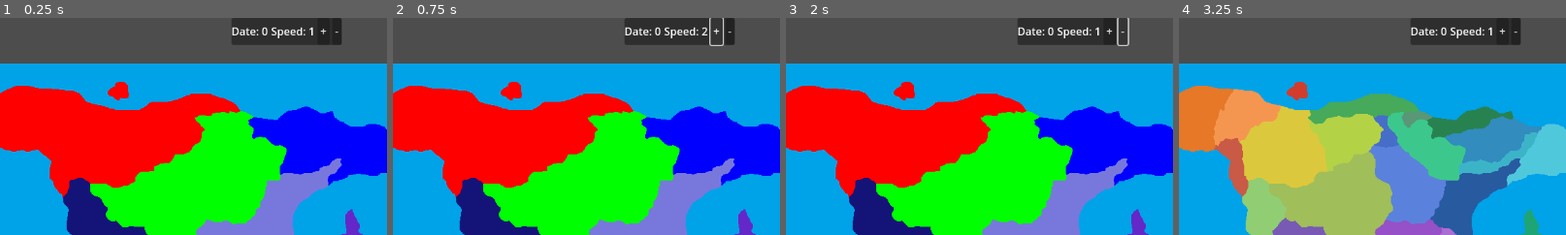
Above: before the commit, frames 1-4 (left to right).
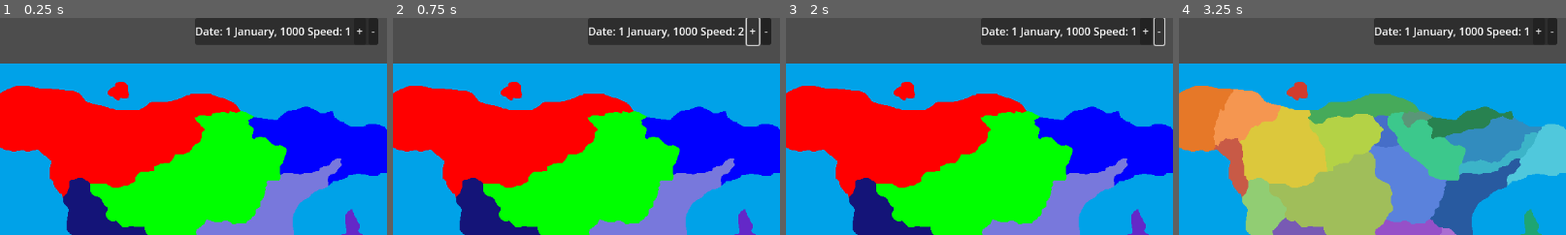
Above: after the commit, the same moments.

Repository: tsallustro/map-game
Game: Godot game, scene res://main.tscn
Two runs of this game, one before a commit and one after it. Both use one fixed random seed, a clock stepped at 60 frames per second and the inputs below.
Inputs:
- Up to frame 1 (0.25 s): no input
- Up to frame 2 (0.75 s): click "+" at 0.5 s
- Up to frame 3 (2 s): click "-" at 1.25 s
- Up to frame 4 (3.25 s): click "+" at 2 s; click "Provinces" at 2.75 s
The pictures show only the part of the screen within x 13-63%, y 0-50%; the shares and areas given below are measured in that part.

The runs differ from the first frame. In frame 1, 3.0% of the frame differs, in the area x 50-98%, y 0-13%; in frame 2, 2.8%; in frame 3, 2.8%; in frame 4, 3.0%.

Commit message:
Clock update

Diff:
--- a/main.tscn
+++ b/main.tscn
@@ -52,7 +52,7 @@
 
 [node name="DateLabel" type="Label" parent="UI/Top Panel/HBoxContainer"]
 layout_mode = 2
-text = "Date: 0"
+text = "Date: 1 January, 1000"
 
 [node name="HBoxContainer2" type="HBoxContainer" parent="UI/Top Panel/HBoxContainer"]
 layout_mode = 2
--- a/scripts/UI/TopPanel.gd
+++ b/scripts/UI/TopPanel.gd
@@ -6,8 +6,14 @@
 	GameState.date_changed.connect(_on_new_tick)
 	GameState.speed_changed.connect(_on_speed_change)
 
-func _on_new_tick(new_time : int)->void:
-	dateLabel.text = "Date: "+str(new_time)
+func _on_new_tick(new_time : Dictionary)->void:
+	var date_str = "%d %s, %d" % [
+	new_time["day"],
+	Utils.get_month_name_from_int(new_time["month"]),
+	new_time["year"]
+]
+
+	dateLabel.text = "Date: "+date_str
 
 func _on_speed_change(new_speed : int)->void:
 	speedLabel.text = "Speed: "+str(new_speed)
--- a/scripts/Utils.gd
+++ b/scripts/Utils.gd
@@ -13,3 +13,9 @@
 	else:
 		# Yellow → Green
 		return Color.YELLOW.lerp(Color.GREEN, (t - 0.5) / 0.5)
+
+static func get_month_name_from_int(month: int) -> String:
+	return [
+		"", "January", "February", "March", "April", "May", "June",
+		"July", "August", "September", "October", "November", "December"
+	][month]
--- a/scripts/autoload/GameState.gd
+++ b/scripts/autoload/GameState.gd
@@ -26,8 +26,9 @@
 var province_infra_by_id : Dictionary = {}			# "p_yellow" -> 2
 
 # Other common vars
+var INITIAL_DATE = Time.get_datetime_dict_from_datetime_string("1000-01-01T00:00:00", false)
 var selected_province_id: String = ""
-var time := 0
+var current_date : Dictionary = INITIAL_DATE		# { "year": 1000, "month": 1, "day": 2, "weekday": 4, "hour": 0, "minute": 0, "second": 0 }
 var timePerTick := 5								# In seconds
 var tickTimeRemaining := float(timePerTick)
 var speed := 1										# A tick occurs every (timePerTick / speed) seconds
@@ -40,8 +41,8 @@
 	var newTimeRemaining = tickTimeRemaining- delta*speed
 	if(newTimeRemaining <= 0.0):
 		print("WARN: Overshot tick by "+str(newTimeRemaining))
-		time = time+1
-		on_tick_update()
+		_increment_date()
+		_on_tick_update()
 		tickTimeRemaining = newTimeRemaining + float(timePerTick)
 	else:
 		tickTimeRemaining = newTimeRemaining
@@ -148,8 +149,13 @@
 	emit_signal("view_mode_changed", view_mode)
 
 # Tick/time
-func on_tick_update() -> void:
-	emit_signal("date_changed", time)
+func _on_tick_update() -> void:
+	emit_signal("date_changed", current_date)
+
+func _increment_date() -> void:
+	var unix := Time.get_unix_time_from_datetime_dict(current_date)
+	unix += 86400 # Unix seconds per day
+	current_date = Time.get_datetime_dict_from_unix_time(unix)
 
 func dec_speed() -> void:
 	speed = max(1, speed -1)
@@ -158,7 +164,6 @@
 func inc_speed() -> void:
 	speed = min(5, speed+1)
 	emit_signal("speed_changed", speed)
-
 
 # Data/Index management
 func set_province_owner(province_id: String, new_owner: String) -> void:
Not shown, changed: README.md
